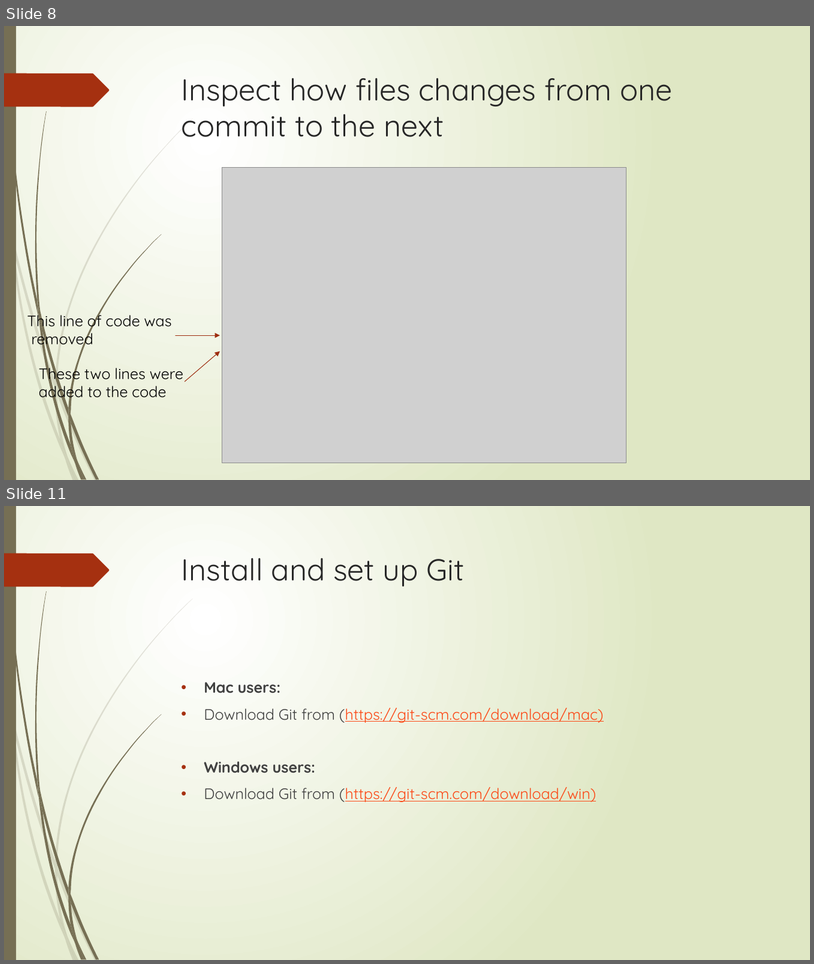
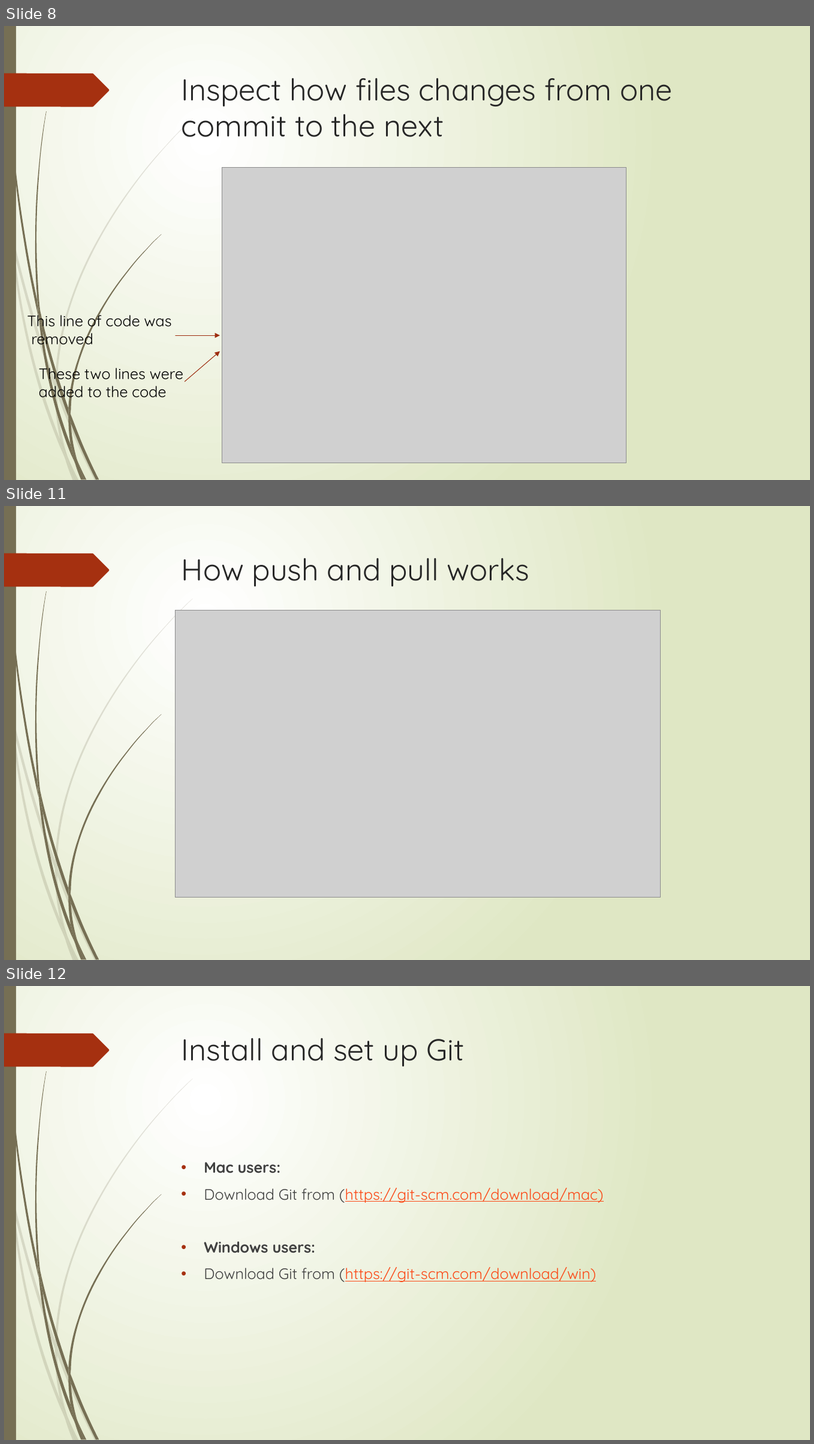
Before and after one commit to anhnguyendepocen/AdvancedR, a slide deck: May3_1700_Github/Github_presentation.pptx. Shown one above the other, each under a label of ours: slides 8 and 11 before the commit, slides 8, 11 and 12 after it; the slides between them are not shown. The pictures are 814x964 and 814x1444 pixels, drawn with LibreOffice and Linux fonts; fonts in the diff are those of the drawing; grey boxes stand for pictures. Boxes give left, top, right and bottom in pixels: in the first picture for what was removed or moved away, otherwise in the second. Text is boxed around its words. In the diff, an @@ line names an element or a change of style, - is before the commit and + after.

```diff
--- a/May3_1700_Github/Github_presentation.pptx
+++ b/May3_1700_Github/Github_presentation.pptx
@@ slide 11 added at (4,506,810,960), background gradient #FFFFFF to #DFE8C4; not listed: 24 template elements that a slide beside it also shows @@
@@ title added at (182,558,530,586), 36 pt, text #262626 @@
+How push and pull works
@@ picture added at (176,610,661,897) @@
@@ what was slide 11 is now slide 12 @@
```
Also in this commit, not shown: 4 slides changed, 1 other slide added, 2 other files.
